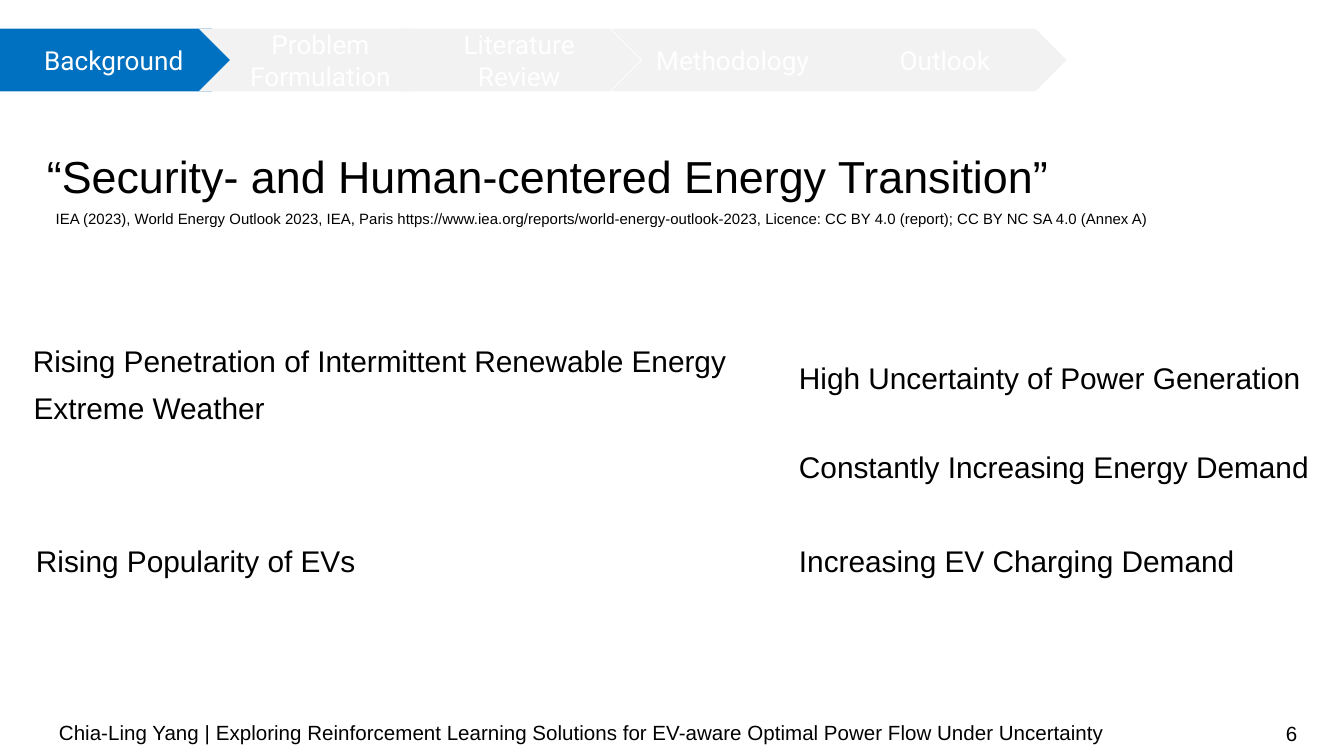
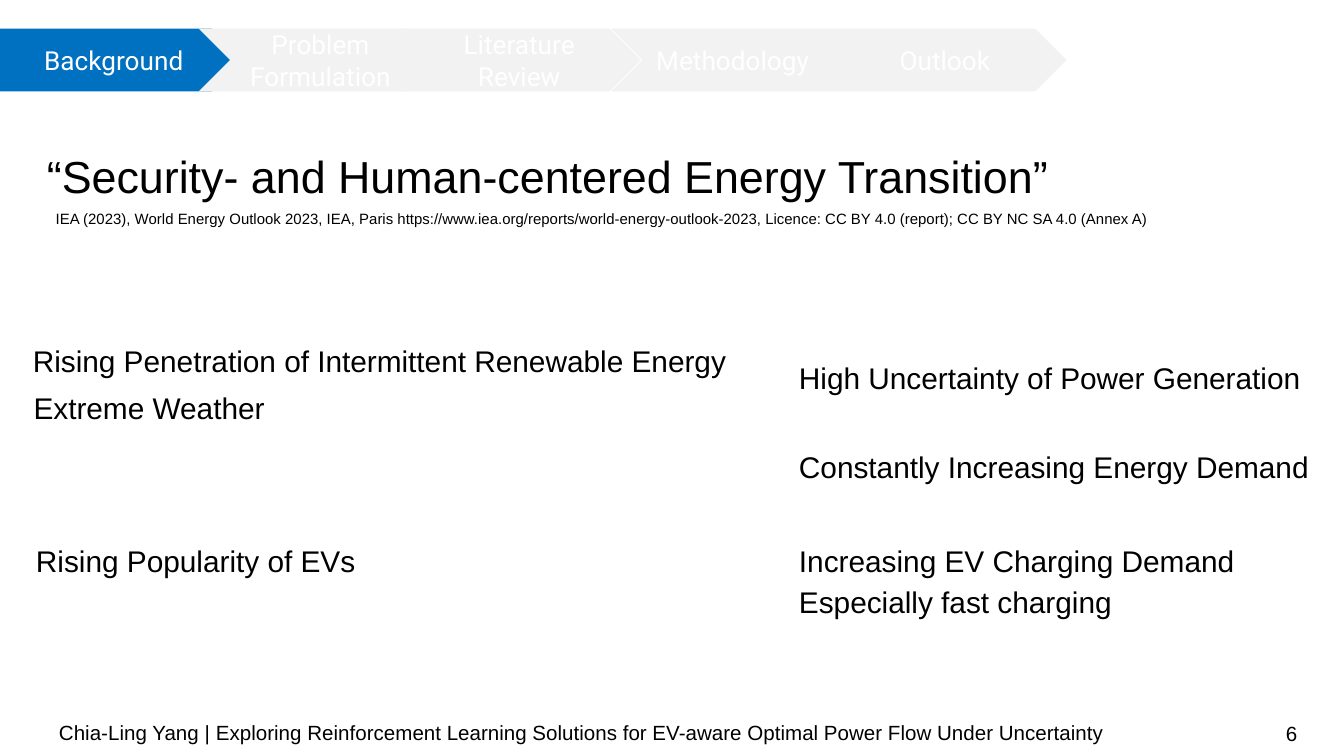
Before and after one commit to chialingyang7718/RL_OPF_EVaware, a slide deck: slide 6 of Mid-term Presentation.pptx. Drawn at 1344x756 pixels with LibreOffice and Linux fonts; fonts in the diff are those of the drawing; background and template pictures are left out. Boxes give left, top, right and bottom in pixels: in the first picture for what was removed or moved away, otherwise in the second. Text is boxed around its words. In the diff, an @@ line names an element or a change of style, - is before the commit and + after.

```diff
--- a/Mid-term Presentation.pptx
+++ b/Mid-term Presentation.pptx
@@ text at (x1=799, y1=591, x2=1111, y2=618): paragraph added @@
+Especially fast charging
```
Also in this commit, not shown: 3 other slides changed, 1 slide added.
